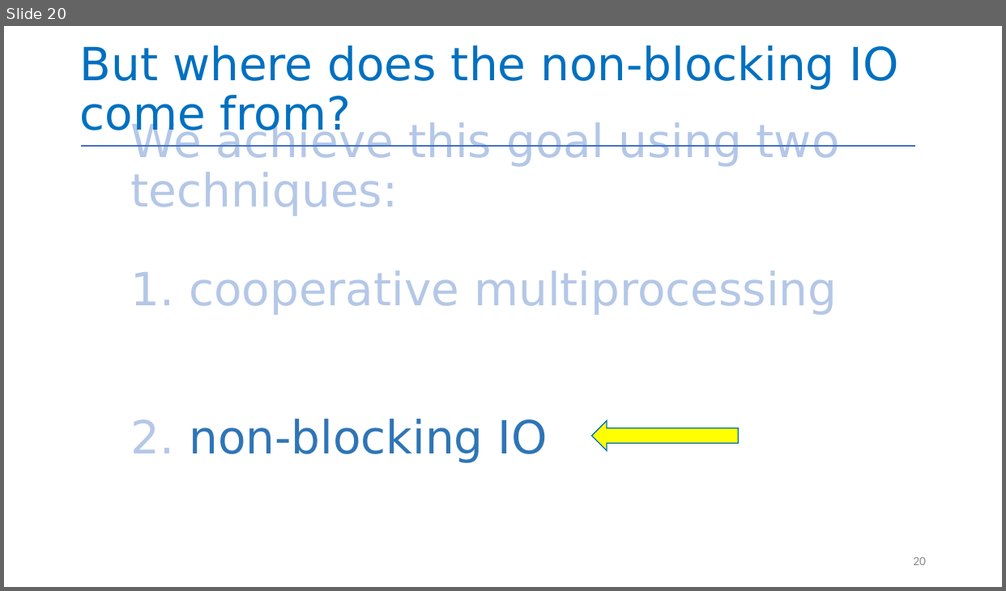
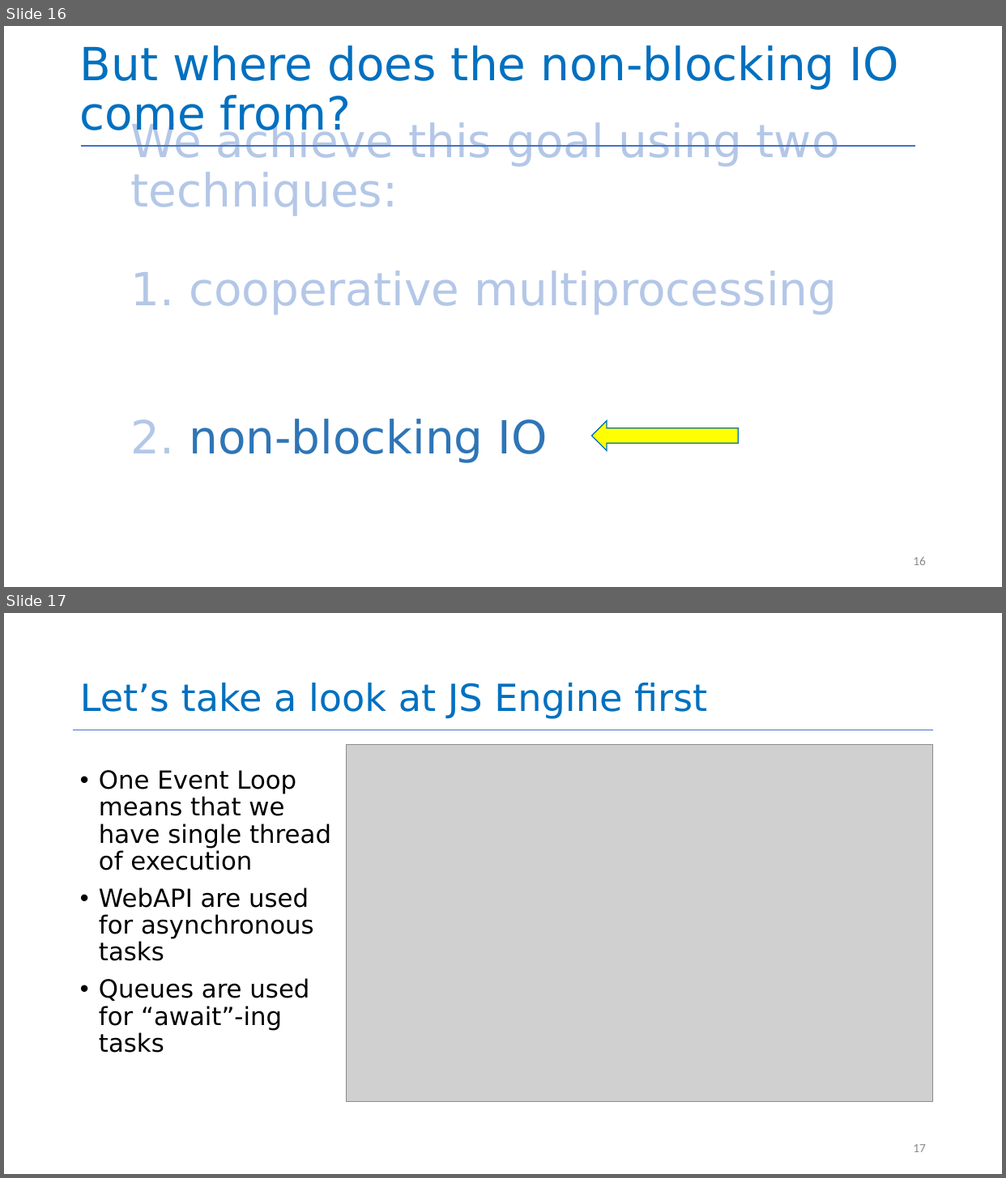
Before and after one commit to neu-se/CS4530-Fall-2024, a slide deck: Slides/Module 06 Concurrency Patterns in Typescript.pptx. Shown one above the other, each under a label of ours: slide 20 before the commit, slides 16 and 17 after it. The pictures are 1006x591 and 1006x1178 pixels, drawn with LibreOffice and Linux fonts; fonts in the diff are those of the drawing; grey boxes stand for pictures. Boxes give left, top, right and bottom in pixels: in the first picture for what was removed or moved away, otherwise in the second. Text is boxed around its words. In the diff, an @@ line names an element or a change of style, - is before the commit and + after.

```diff
--- a/Slides/Module 06 Concurrency Patterns in Typescript.pptx
+++ b/Slides/Module 06 Concurrency Patterns in Typescript.pptx
@@ slide 17 added at [4,613,1002,1174], background #FFFFFF @@
@@ title added at [80,683,707,719], 36 pt, text #0070C0 @@
+Let’s take a look at JS Engine first
@@ line added from (73, 730) to (934, 730), #4472C4 0.5 pt @@
@@ picture added at [346,745,932,1102] @@
@@ text added at [99,770,331,1053], 24 pt, text #000000 @@
+• One Event Loop means that we have single thread of execution
+• WebAPI are used for asynchronous tasks
+• Queues are used for “await”-ing tasks
@@ page number added at [913,1144,926,1152], 12 pt, text #8C8C8C @@
+17
@@ what was slide 20 is now slide 16 @@
@@ page number at [913,557,926,565]: text changed @@
-20
+16
```
Also in this commit, not shown: 7 slides changed, 2 other slides added, 5 slides removed, 1 other file.
